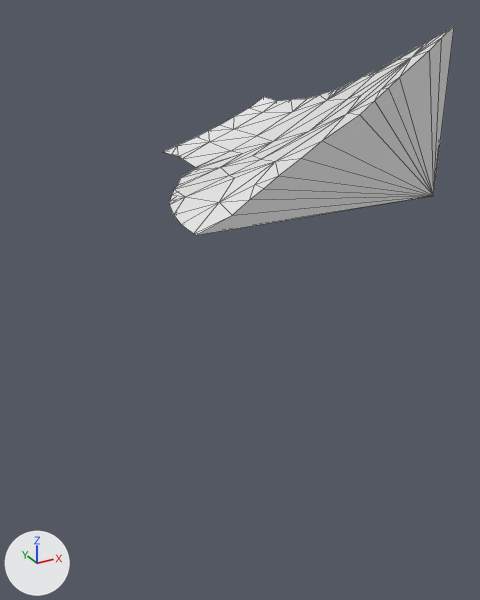
Before and after pictures for a commit that changed the glTF model assets/terrain/surface_pieces/surf_6_29.glb.
Before and after are seen from a 50 mm camera at (-82.23, -47.14, -27.43) aimed at (-77.2, -38.0, -32.0). Lighting does not change. The marker at lower left points along +X, +Y and +Z. The older version comes first. Mesh edges are drawn as thin lines. Where no turn or scale is listed for an object, it has been applied to the vertices.

Script lines for the objects in view, before the commit:
```python
me_geometry_0 = bpy.data.meshes.new('geometry_0')
me_geometry_0.from_pydata(...)  # 77 vertices, 150 faces; spans x -78.93..-75.0, y -40.0..-35.0, z -30.0..-27.65
ob_geometry_0 = bpy.data.objects.new('geometry_0', me_geometry_0)
ob_geometry_0.location = (0.0, 0.0, 0.0)
```
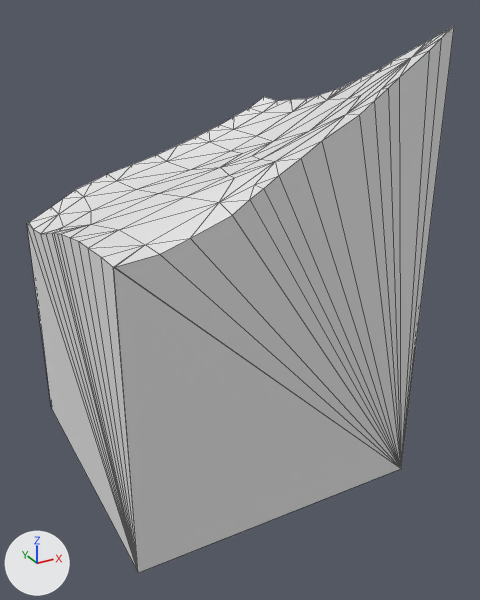
The change in detail:
me_geometry_0 is used by ob_geometry_0; location (0.0, 0.0, 0.0).
me_geometry_0 had 77 vertices, 150 faces and spanned x -78.93..-75.0, y -40.0..-35.0, z -30.0..-27.65.
me_geometry_0 now has 100 vertices, 196 faces and spans x -80.0..-75.0, y -40.0..-35.0, z -35.0..-27.65.
Part 1, on me_geometry_0:
16 vertices are removed from x -78.93..-75.0, y -40.0..-35.0, z -30.0.
73 faces are deleted.
3 vertices move from x -78.92..-77.21, y -39.94..-35.29, z -30.0 to x -79.0..-77.4, y -40.0..-35.0, z -30.09..-30.03.
39 vertices are added at x -80.0..-75.0, y -40.0..-35.0, z -35.0..-30.03.
119 new faces join them.

Boxes [x1, y1, x2, y2] around the edits, measured in the pictures (480 x 600 px):
'geometry_0', reshaped (47% wider, 161% taller): before [164, 26, 454, 235]; after [27, 26, 454, 573]
part 1 of me_geometry_0, built on: before [164, 44, 445, 235]; after [27, 44, 445, 573]
